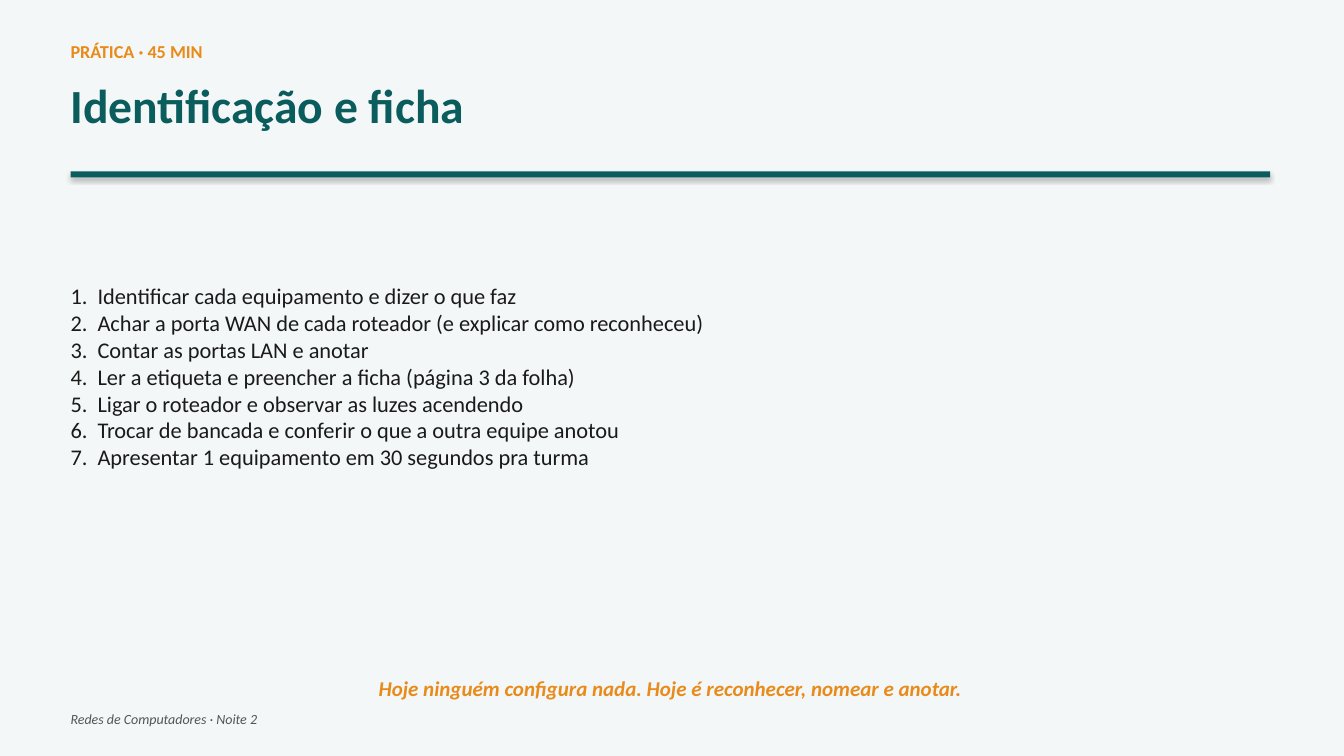
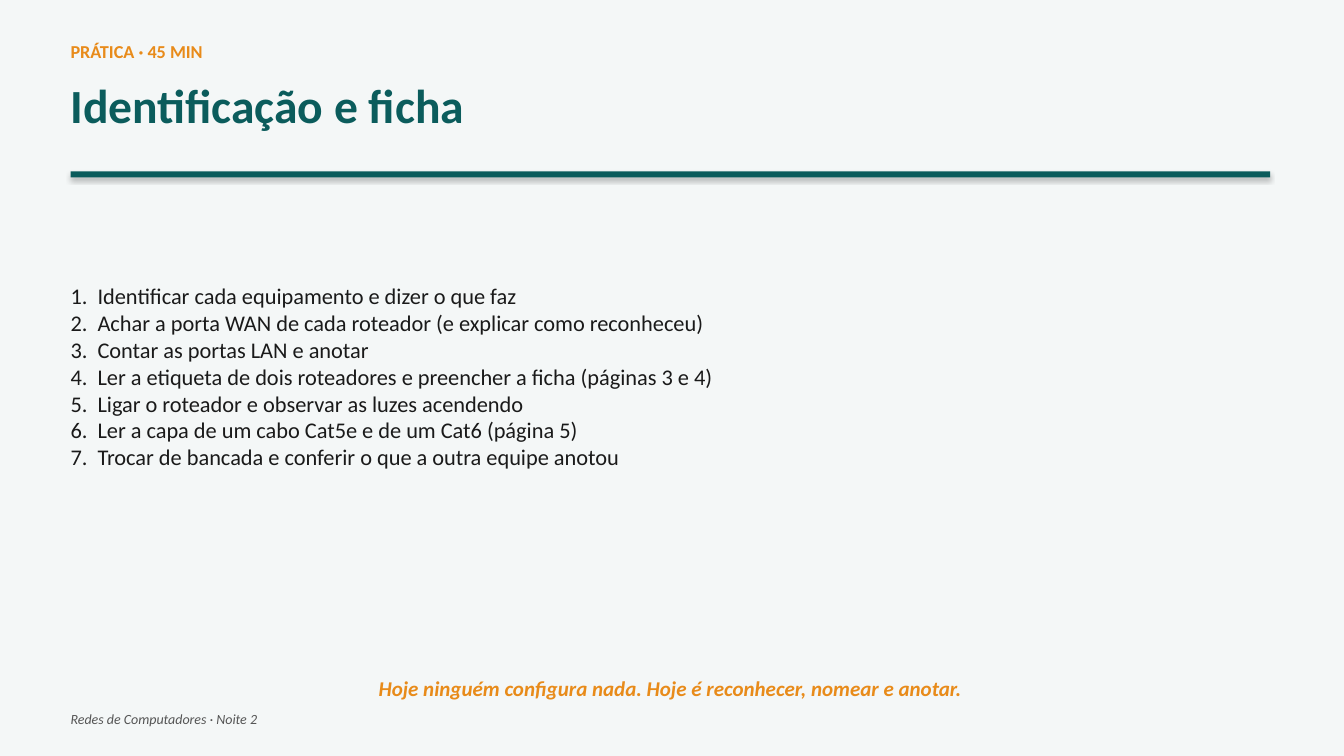
Before and after one commit to joninedel-prog/gerador_contratos, a slide deck: slide 18 of Aula - Redes 2 - Como a internet chega.pptx (slide 16 before the commit). Drawn at 1344x756 pixels with LibreOffice and Linux fonts; fonts in the diff are those of the drawing. Boxes give left, top, right and bottom in pixels: in the first picture for what was removed or moved away, otherwise in the second. Text is boxed around its words. In the diff, an @@ line names an element or a change of style, - is before the commit and + after.

```diff
--- a/Aula - Redes 2 - Como a internet chega.pptx
+++ b/Aula - Redes 2 - Como a internet chega.pptx
@@ text at box(71, 369, 712, 389): text changed @@
-4. Ler a etiqueta e preencher a ficha (página 3 da folha)
+4. Ler a etiqueta de dois roteadores e preencher a ficha (páginas 3 e 4)
@@ text at box(71, 422, 619, 469): text changed @@
-6. Trocar de bancada e conferir o que a outra equipe anotou
-7. Apresentar 1 equipamento em 30 segundos pra turma
+6. Ler a capa de um cabo Cat5e e de um Cat6 (página 5)
+7. Trocar de bancada e conferir o que a outra equipe anotou
```
Also in this commit, not shown: 4 other slides changed, 5 slides added, 4 other files.
